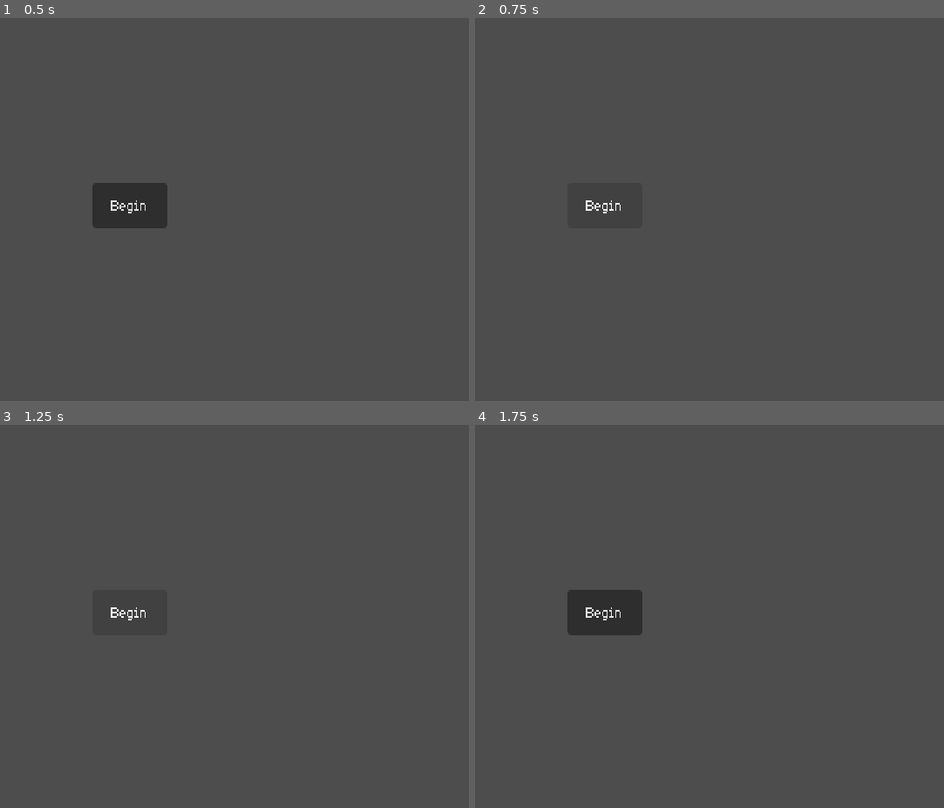
Above: before the commit, frames 1-4 (two rows, left to right).
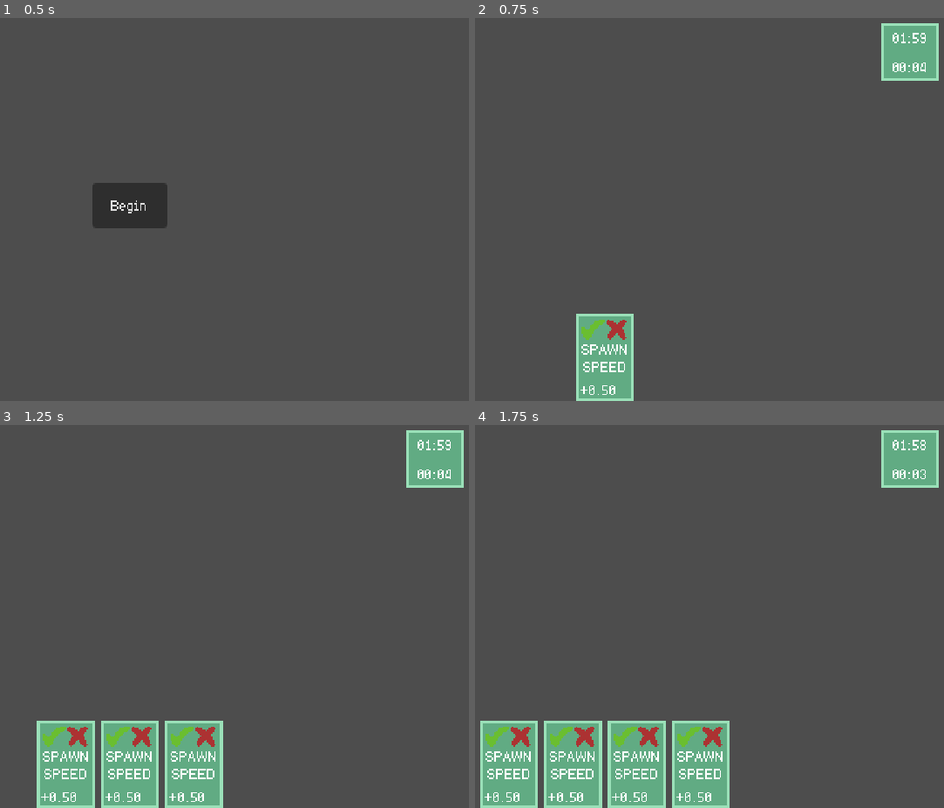
Above: after the commit, the same moments.

Repository: MumblyJuergens/gmtk-2026
Game: Godot game, scene res://app_root/app_root.tscn
Same seed, same stepped clock (60 frames per second), same inputs: the game is played once before the commit and once after it. Before the commit the project has no main scene; this scene is started directly in both runs.
Inputs (mouse positions are in pixels of both pictures, inside the frame that each line leads up to):
- Up to frame 1 (0.5 s): no input
- Up to frame 2 (0.75 s): click "Begin" at 0.5 s
- Up to frame 3 (1.25 s): no input
- Up to frame 4 (1.75 s): click (531, 735) at 1.27 s

Frame 1 is identical in both runs. In frame 2, 4.7% of the frame differs, in the area x 21-99%, y 1-100%; in frame 3, 10%; in frame 4, 15%, in the area x 1-99%, y 1-100%.

Commit message:
feat: Cards, Hand, Timer, all coming together

Diff:
--- a/game/card_data.gd
+++ b/game/card_data.gd
@@ -1 +1,8 @@
 class_name CardData
+
+enum Effect { SPEED, STENGTH, DEFENCE, SPAWN_SPEED, SPAWN_COST, TIMER_SPEED, }
+enum EffectOp { ADD, MULTIPLY, }
+
+var effect: Effect
+var effect_op: EffectOp
+var amount: float
--- /dev/null
+++ b/game/card_ui.gd
@@ -0,0 +1,25 @@
+class_name CardUI
+extends Panel
+
+@onready var what: Label = $What
+@onready var amount: Label = $Amount
+
+var card_data: CardData
+
+func _ready() -> void:
+	var enum_text: String = CardData.Effect.keys()[card_data.effect]
+	enum_text = enum_text.replace("_", "\n")
+	var op := "*" if card_data.effect_op == CardData.EffectOp.MULTIPLY else "+"
+
+	what.text = enum_text
+	amount.text = "%s%2.2f" % [op, card_data.amount]
+
+
+func _on_yep_pressed() -> void:
+	EventBus.card_used.emit(card_data)
+	queue_free()
+
+
+func _on_nope_pressed() -> void:
+	EventBus.card_discarded.emit(card_data)
+	queue_free()
--- /dev/null
+++ b/game/card_ui.tscn
@@ -0,0 +1,62 @@
+[gd_scene format=3 uid="uid://dbqqioutkatvs"]
+
+[ext_resource type="Theme" uid="uid://cgjvjqn1sdmfn" path="res://main_theme.tres" id="1_exmvx"]
+[ext_resource type="Texture2D" uid="uid://c28arijen45xq" path="res://assets/spritesheet.png" id="2_5ol3u"]
+[ext_resource type="Script" uid="uid://bn1wjnyq8s0u6" path="res://game/card_ui.gd" id="2_xuk70"]
+
+[sub_resource type="AtlasTexture" id="AtlasTexture_rh6aq"]
+atlas = ExtResource("2_5ol3u")
+region = Rect2(0, 0, 16, 16)
+
+[sub_resource type="AtlasTexture" id="AtlasTexture_xuk70"]
+atlas = ExtResource("2_5ol3u")
+region = Rect2(16, 0, 16, 16)
+
+[node name="CardUI" type="Panel" unique_id=1235242046]
+custom_minimum_size = Vector2(40, 60)
+offset_right = 40.0
+offset_bottom = 60.0
+theme = ExtResource("1_exmvx")
+script = ExtResource("2_xuk70")
+
+[node name="What" type="Label" parent="." unique_id=1396966507]
+layout_mode = 1
+anchors_preset = 15
+anchor_right = 1.0
+anchor_bottom = 1.0
+grow_horizontal = 2
+grow_vertical = 2
+theme_override_constants/line_spacing = -4
+text = "SPEED"
+horizontal_alignment = 1
+vertical_alignment = 1
+
+[node name="Amount" type="Label" parent="." unique_id=782564311]
+layout_mode = 1
+anchors_preset = 2
+anchor_top = 1.0
+anchor_bottom = 1.0
+offset_left = 3.0
+offset_top = -16.0
+offset_right = 21.0
+grow_vertical = 0
+text = "+10"
+
+[node name="Yep" type="TextureButton" parent="." unique_id=2109940394]
+layout_mode = 0
+offset_left = 4.0
+offset_top = 3.0
+offset_right = 20.0
+offset_bottom = 19.0
+texture_normal = SubResource("AtlasTexture_rh6aq")
+
+[node name="Nope" type="TextureButton" parent="." unique_id=1192573245]
+layout_mode = 0
+offset_left = 20.0
+offset_top = 3.0
+offset_right = 36.0
+offset_bottom = 19.0
+texture_normal = SubResource("AtlasTexture_xuk70")
+
+[connection signal="pressed" from="Yep" to="." method="_on_yep_pressed"]
+[connection signal="pressed" from="Nope" to="." method="_on_nope_pressed"]
--- /dev/null
+++ b/game/config.gd
@@ -0,0 +1,4 @@
+@abstract
+class_name Config
+
+const CARD_COUNT := 5
--- a/game/event_bus.gd
+++ b/game/event_bus.gd
@@ -7,6 +7,8 @@
 signal timer_done_round
 signal timer_done_card_use
 
+signal stats_changed
+
 func disconnect_all() -> void:
 	_disconnect_all_on(card_used)
 	_disconnect_all_on(card_discarded)
@@ -15,6 +17,8 @@
 	_disconnect_all_on(timer_done_round)
 	_disconnect_all_on(timer_done_card_use)
 
+	_disconnect_all_on(stats_changed)
+
 func _disconnect_all_on(sig: Signal) -> void:
 	for connection: Dictionary in sig.get_connections():
 		var con: Callable = connection["callable"]
--- a/game/game.gd
+++ b/game/game.gd
@@ -2,7 +2,18 @@
 extends Node2D
 
 var stats: Stats
+@onready var game_timer: GameTimer = %GameTimer
+@onready var hand: Hand = %Hand
 
 func _ready() -> void:
 	EventBus.disconnect_all()
 	stats = Stats.new()
+	game_timer.stats = stats
+	EventBus.card_used.connect(stats.apply_card)
+
+	# TODO: Remove, should be called after tutorial screen.
+	start_round()
+
+func start_round() -> void:
+	game_timer.start()
+	hand.draw_cards()
--- a/game/game.tscn
+++ b/game/game.tscn
@@ -1,6 +1,16 @@
 [gd_scene format=3 uid="uid://bv6uw5y5pvt3e"]
 
 [ext_resource type="Script" uid="uid://5cxcmvt8r66o" path="res://game/game.gd" id="1_l1rk1"]
+[ext_resource type="PackedScene" uid="uid://8hl4v5gnqm5f" path="res://game/game_timer.tscn" id="2_vasa2"]
+[ext_resource type="PackedScene" uid="uid://bxptc5khbgcx0" path="res://game/hand.tscn" id="3_4fuuu"]
 
 [node name="Game" type="Node2D" unique_id=1960160855]
 script = ExtResource("1_l1rk1")
+
+[node name="GameUI" type="CanvasLayer" parent="." unique_id=1726702326]
+
+[node name="GameTimer" parent="GameUI" unique_id=1433136440 instance=ExtResource("2_vasa2")]
+unique_name_in_owner = true
+
+[node name="Hand" parent="GameUI" unique_id=2121167984 instance=ExtResource("3_4fuuu")]
+unique_name_in_owner = true
--- a/game/game_timer.gd
+++ b/game/game_timer.gd
@@ -1,2 +1,44 @@
 class_name GameTimer
 extends Panel
+
+@onready var round_time: Label = %RoundTime
+@onready var use_time: Label = %UseTime
+
+@onready var _round_timer: Timer = $RoundTimer
+@onready var _use_timer: Timer = $UseTimer
+
+const ROUND_DURATION: float = 120.0
+const USE_DURATION: float = 5.0
+
+var stats: Stats
+
+func start() -> void:
+	if not stats:
+		push_error("Stats must be set before starting timers!")
+	if not _round_timer.timeout.is_connected(_on_round_timer_timeout):
+		_round_timer.timeout.connect(_on_round_timer_timeout)
+	if not _use_timer.timeout.is_connected(_on_use_timer_timeout):
+		_use_timer.timeout.connect(_on_use_timer_timeout)
+	_round_timer.start(ROUND_DURATION)
+	_use_timer.start(USE_DURATION)
+
+func stop() -> void:
+	_round_timer.stop()
+	_use_timer.stop()
+
+func _process(_delta: float) -> void:
+	_set_time_reading(round_time, _round_timer)
+	_set_time_reading(use_time, _use_timer)
+
+func _set_time_reading(label: Label, timer: Timer) -> void:
+	var seconds := int(timer.time_left)
+	@warning_ignore("integer_division")
+	label.text = "%02d:%02d" % [seconds / 60, seconds % 60]
+
+func _on_round_timer_timeout() -> void:
+	_round_timer.stop()
+	EventBus.timer_done_round.emit()
+
+func _on_use_timer_timeout() -> void:
+	_use_timer.start(USE_DURATION)
+	EventBus.timer_done_card_use.emit()
--- a/game/game_timer.tscn
+++ b/game/game_timer.tscn
@@ -38,3 +38,7 @@
 text = "00:05"
 horizontal_alignment = 1
 vertical_alignment = 1
+
+[node name="RoundTimer" type="Timer" parent="." unique_id=984482017]
+
+[node name="UseTimer" type="Timer" parent="." unique_id=669707108]
--- /dev/null
+++ b/game/hand.gd
@@ -0,0 +1,27 @@
+class_name Hand
+extends HBoxContainer
+
+const CARD_UI = preload("uid://dbqqioutkatvs")
+const CARD_DRAW_INTERVAL := 0.25
+
+func spawn_card(card_data: CardData) -> void:
+	if get_child_count() > 5:
+		push_error("Tried to draw over 5 cards!")
+		return
+	var card_ui: CardUI = CARD_UI.instantiate()
+	card_ui.card_data = card_data
+	add_child(card_ui)
+
+func draw_cards() -> void:
+	var tween := create_tween()
+	for _i in range(Config.CARD_COUNT):
+		tween.tween_callback(_draw_card)
+		tween.tween_interval(CARD_DRAW_INTERVAL)
+
+func _draw_card() -> void:
+	# TODO: Create random cards.
+	var card_data := CardData.new()
+	card_data.effect = CardData.Effect.SPAWN_SPEED
+	card_data.effect_op = CardData.EffectOp.ADD
+	card_data.amount = 0.5
+	spawn_card(card_data)
--- /dev/null
+++ b/game/hand.tscn
@@ -0,0 +1,17 @@
+[gd_scene format=3 uid="uid://bxptc5khbgcx0"]
+
+[ext_resource type="Script" uid="uid://cpxtufmb0oy7w" path="res://game/hand.gd" id="1_jo06x"]
+
+[node name="Hand" type="HBoxContainer" unique_id=2121167984]
+anchors_preset = 7
+anchor_left = 0.5
+anchor_top = 1.0
+anchor_right = 0.5
+anchor_bottom = 1.0
+offset_left = -115.0
+offset_top = -60.0
+offset_right = 115.0
+grow_horizontal = 2
+grow_vertical = 0
+alignment = 1
+script = ExtResource("1_jo06x")
--- a/game/stats.gd
+++ b/game/stats.gd
@@ -7,5 +7,23 @@
 var spawn_cost: float = 1.0
 var timer_speed: float = 1.0
 
-func apply_card(card_data: CardData):
-	pass
+func apply_card(card_data: CardData) -> void:
+	# TODO: Extensible with OOP or whatever
+	var op: Callable
+	match card_data.EffectOp:
+		CardData.EffectOp.ADD: op = _add
+		CardData.EffectOp.MULTIPLY: op = _multiply
+	match card_data.Effect:
+		CardData.Effect.SPEED: speed = op.call(speed, card_data.amount)
+		CardData.Effect.STENGTH: strength = op.call(strength, card_data.amount)
+		CardData.Effect.DEFENCE: defence = op.call(defence, card_data.amount)
+		CardData.Effect.SPAWN_SPEED: spawn_speed = op.call(spawn_speed, card_data.amount)
+		CardData.Effect.SPAWN_COST: spawn_cost = op.call(spawn_cost, card_data.amount)
+		CardData.Effect.TIMER_SPEED: timer_speed = op.call(timer_speed, card_data.amount)
+	EventBus.stats_changed.emit()
+
+func _add(variable: float, amount: float) -> float:
+	return variable + amount
+
+func _multiply(variable: float, amount: float) -> float:
+	return variable * amount
--- a/menu/menu.gd
+++ b/menu/menu.gd
@@ -1,5 +1,5 @@
 class_name Menu
-extends Node2D
+extends Control
 
 signal switch_scene(scene_key: String)
 
--- a/project.godot
+++ b/project.godot
@@ -11,6 +11,7 @@
 [application]
 
 config/name="GMTK 2026"
+run/main_scene="uid://ctae7kpgvna66"
 config/features=PackedStringArray("4.7", "GL Compatibility")
 config/icon="res://icon.svg"
 
@@ -21,12 +22,8 @@
 [debug]
 
 gdscript/warnings/untyped_declaration=1
-gdscript/warnings/inferred_declaration=1
-gdscript/warnings/unsafe_property_access=1
-gdscript/warnings/unsafe_method_access=1
 gdscript/warnings/unsafe_cast=1
 gdscript/warnings/unsafe_call_argument=1
-gdscript/warnings/return_value_discarded=1
 gdscript/warnings/missing_await=1
 
 [display]
Binary file added: assets/spritesheet.png
Not shown, added: assets/spritesheet.png.import
Not shown, changed: export_presets.cfg
Binary file added: external/spritesheet.aseprite
Not shown, added: game/card_ui.gd.uid
Not shown, added: game/config.gd.uid
Not shown, added: game/hand.gd.uid
